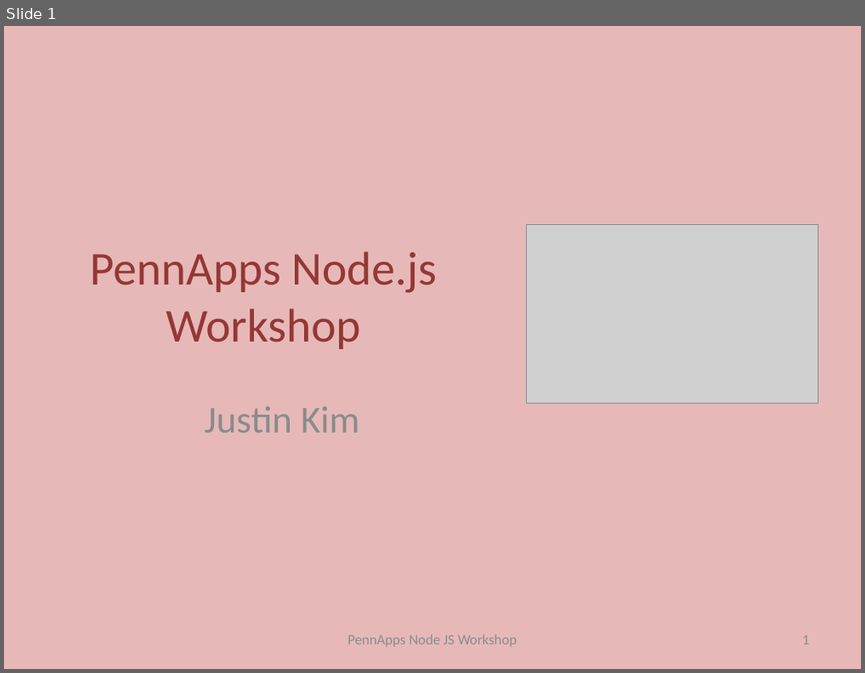
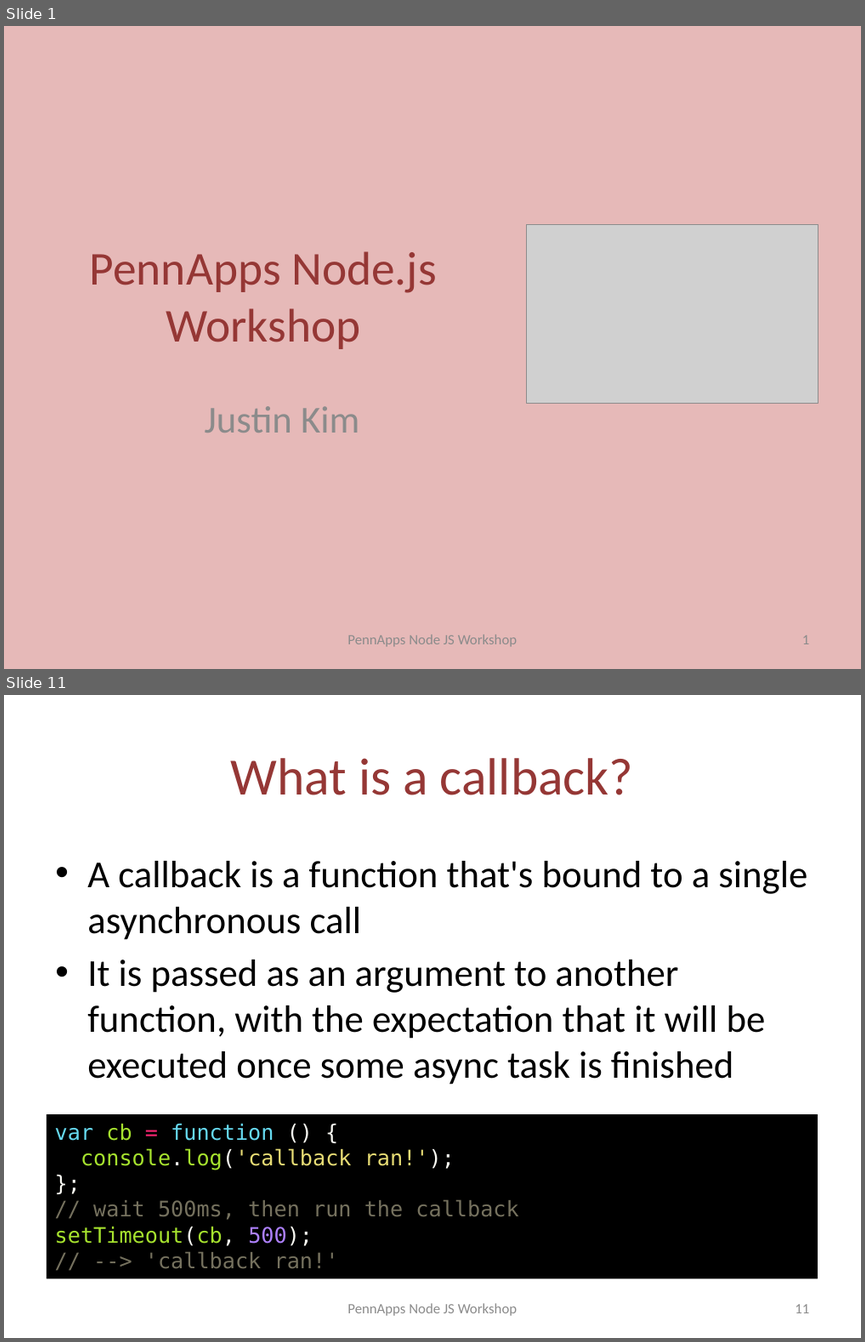
Before and after one commit to jusjmkim/pennapps-nodejs-workshop, a slide deck: pennapps-nodejs-workshop.pptx. Shown one above the other, each under a label of ours: slide 1 before the commit, slides 1 and 11 after it; the slides between them are not shown. The pictures are 865x673 and 865x1342 pixels, drawn with LibreOffice and Linux fonts; fonts in the diff are those of the drawing; grey boxes stand for pictures. Boxes give left, top, right and bottom in pixels: in the first picture for what was removed or moved away, otherwise in the second. Text is boxed around its words. In the diff, an @@ line names an element or a change of style, - is before the commit and + after.

```diff
--- a/pennapps-nodejs-workshop.pptx
+++ b/pennapps-nodejs-workshop.pptx
@@ slide 11 added at <box>4,695,861,1338</box>, background #FFFFFF @@
@@ title added at <box>231,758,634,795</box>, 44 pt, text #953735 @@
+What is a callback?
@@ text added at <box>87,861,807,1084</box>, 32 pt, text #000000 @@
+• A callback is a function that's bound to a single asynchronous call
+• It is passed as an argument to another function, with the expectation that it will be executed once some async task is finished
@@ rectangle added at <box>46,1114,817,1278</box>, fill #000000, 18 pt, text #75715E @@
+var cb = function () {
+console.log('callback ran!');
+};
+// wait 500ms, then run the callback
+setTimeout(cb, 500);
+// --> 'callback ran!'
@@ text added at <box>347,1303,517,1315</box>, 12 pt, text #8C8C8C @@
+PennApps Node JS Workshop
@@ page number added at <box>794,1304,809,1313</box>, 12 pt, text #8C8C8C @@
+11
```
Also in this commit, not shown: 1 slide changed, 19 other slides added, 6 other files.
